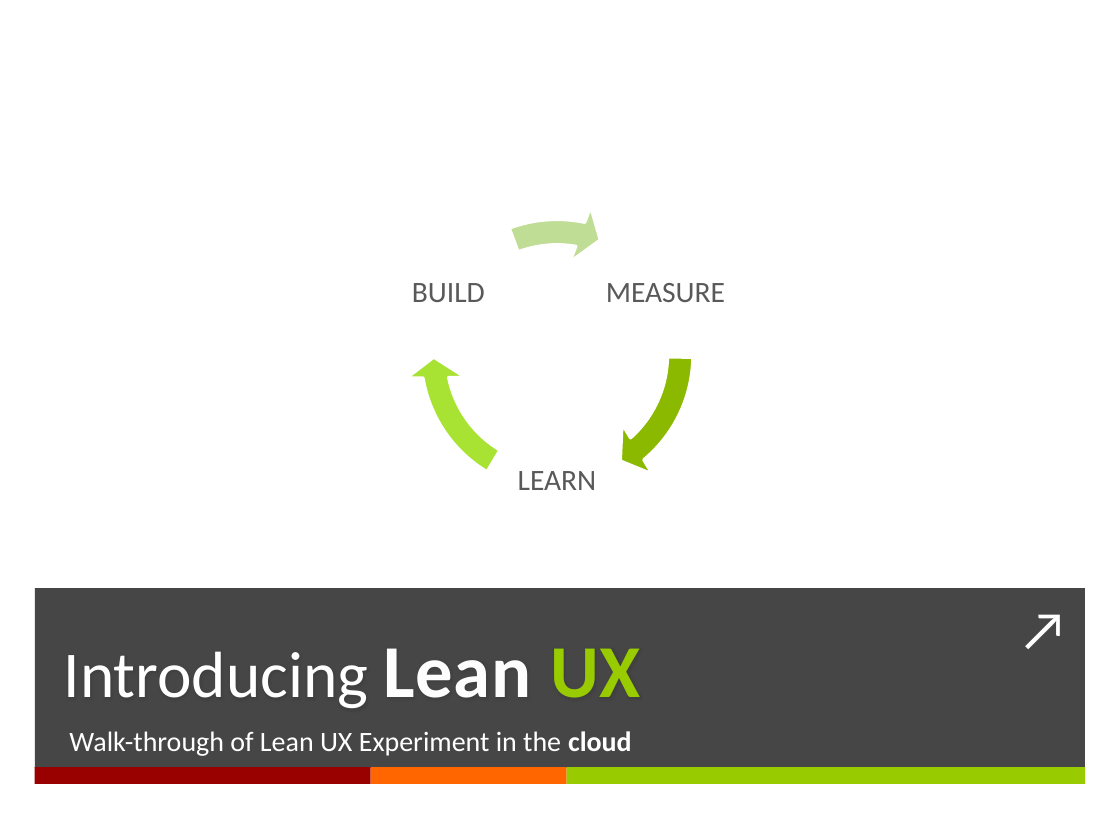
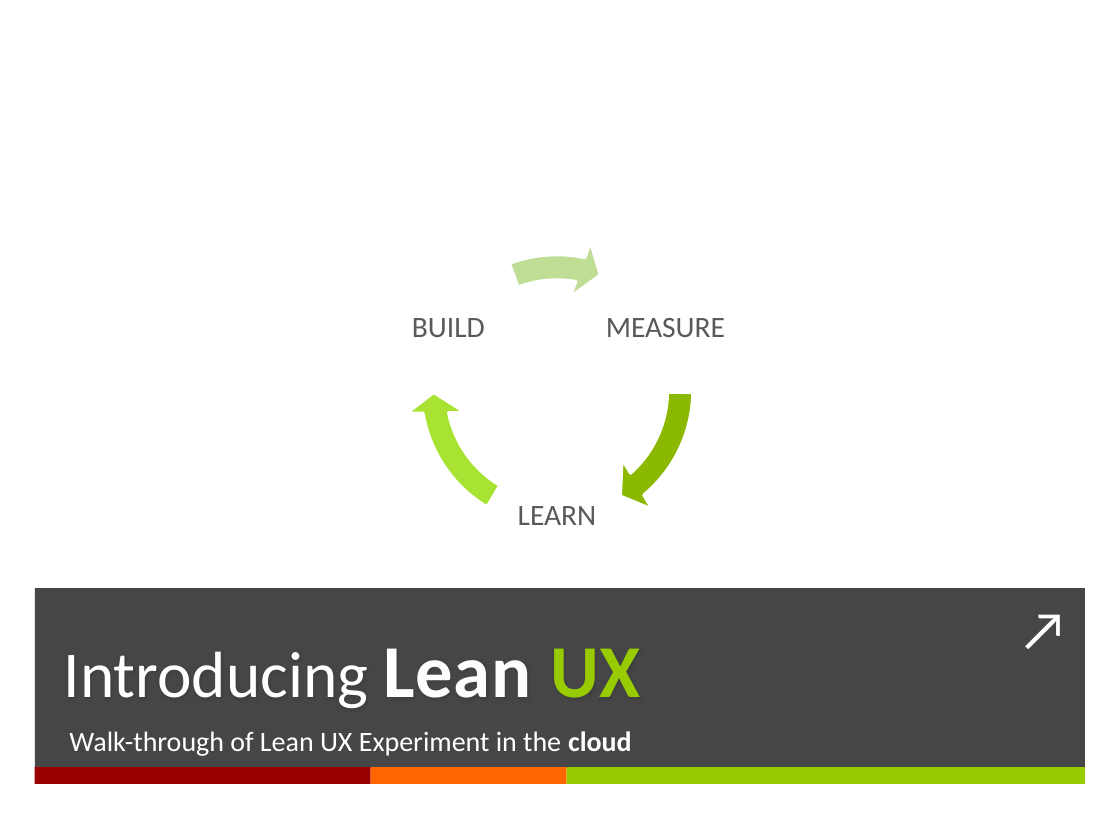
Before and after one commit to DannyDouglass/LeanUx, a slide deck: slide 6 of docs/presentations/LeanUx - IT Management.pptx. Drawn at 1120x840 pixels with LibreOffice and Linux fonts; fonts in the diff are those of the drawing. Boxes give left, top, right and bottom in pixels: in the first picture for what was removed or moved away, otherwise in the second. Text is boxed around its words. In the diff, an @@ line names an element or a change of style, - is before the commit and + after.

```diff
--- a/docs/presentations/LeanUx - IT Management.pptx
+++ b/docs/presentations/LeanUx - IT Management.pptx
@@ 3 texts, 3 circular arrows: place and size @@
-3 texts, 3 circular arrows at box(404, 203, 725, 507)
+3 texts, 3 circular arrows at box(404, 237, 725, 542)
```
Also in this commit, not shown: 5 other slides changed, 4 slides added.
